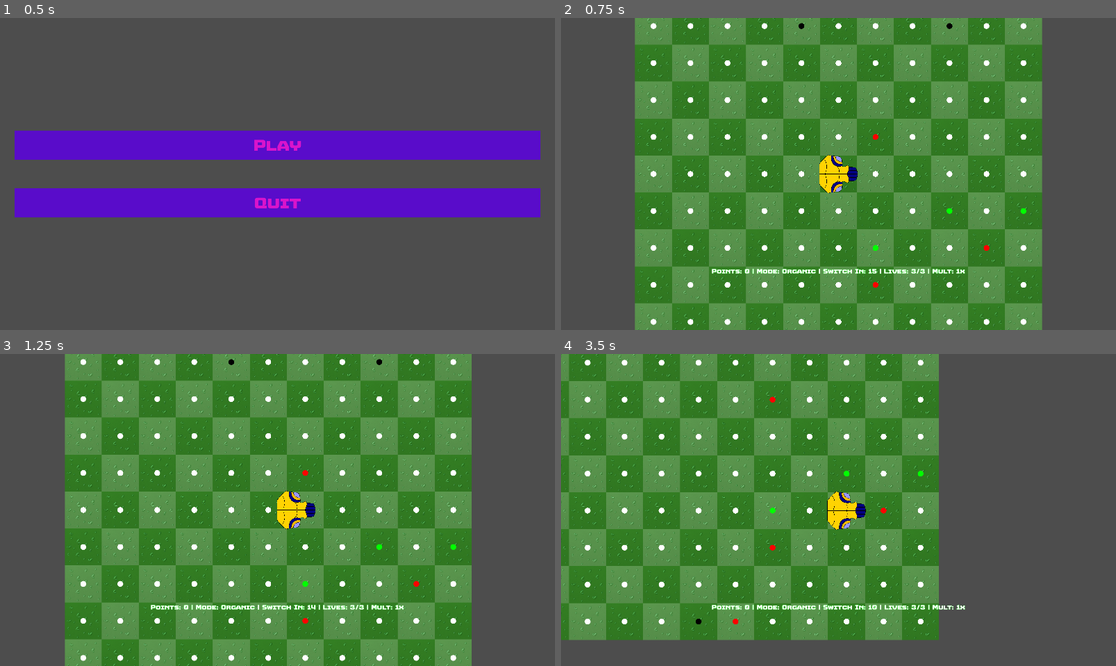
Above: before the commit, frames 1-4 (two rows, left to right).
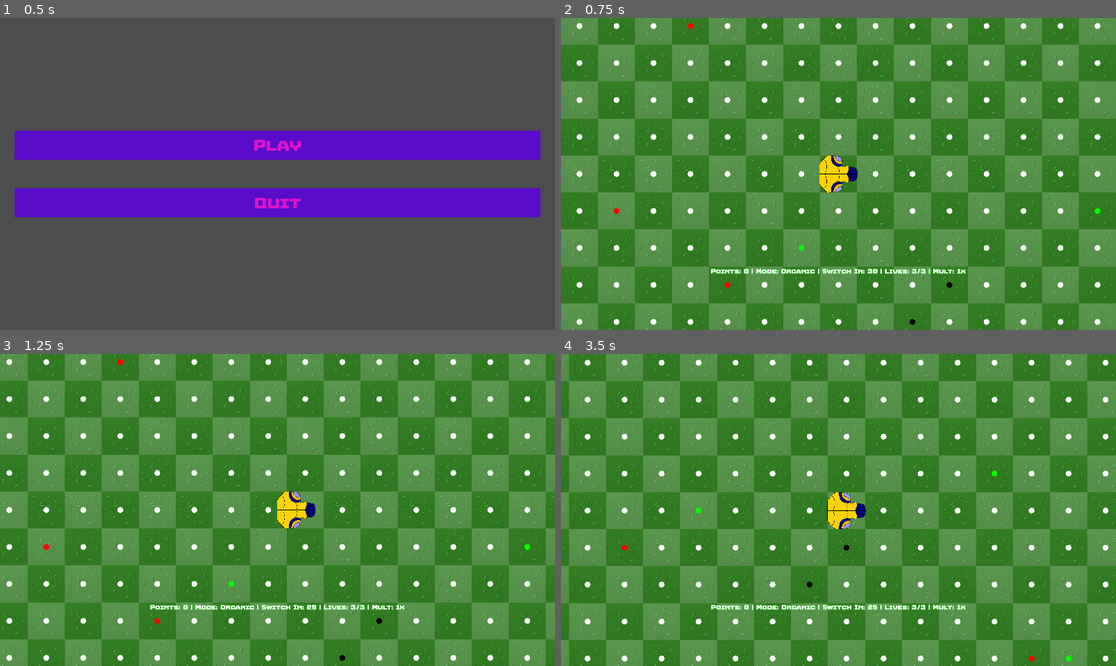
Above: after the commit, the same moments.

Repository: istamarahsan/s3rpent
Game: Godot game, scene res://root.tscn
The game is run twice, just before and just after one commit, with the same random seed, the same clock (stepped at 60 frames per second) and the same inputs.
Inputs:
- Up to frame 1 (0.5 s): no input
- Up to frame 2 (0.75 s): click "Play" at 0.5 s
- Up to frame 3 (1.25 s): no input
- Up to frame 4 (3.5 s): hold Right (ui_right) 1.28-2.03 s; hold Down (ui_down) 2.03-2.78 s; hold Right (ui_right) from 2.78 s (still down)

Frame 1 is identical in both runs. In frame 2, 27% of the frame differs, in the area x 0-100%, y 0-100%; in frame 3, 27%; in frame 4, 38%.

Commit message:
increase size of game

Diff:
--- a/cybersnake/cybersnake_game.tscn
+++ b/cybersnake/cybersnake_game.tscn
@@ -4,9 +4,9 @@
 
 [node name="CybersnakeGame" type="Node"]
 script = ExtResource("1_fk350")
-max_foods = 12
-world_span = 5
-snake_mode_interval = 15
+max_foods = 100
+world_span = 20
+snake_mode_interval = 30
 max_lives = 3
 max_powerups = 1
-conversion_duration = 10
+conversion_duration = 20
